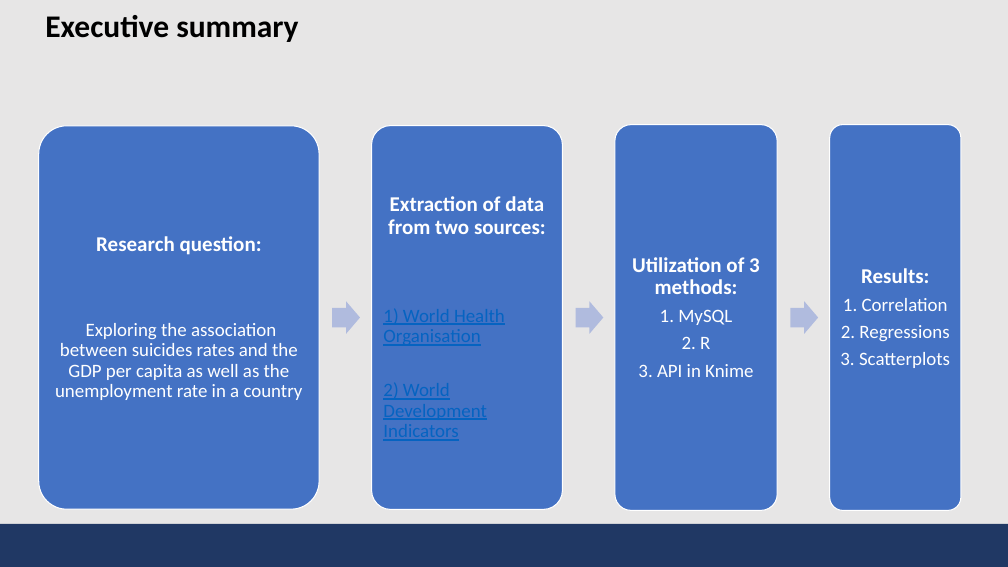
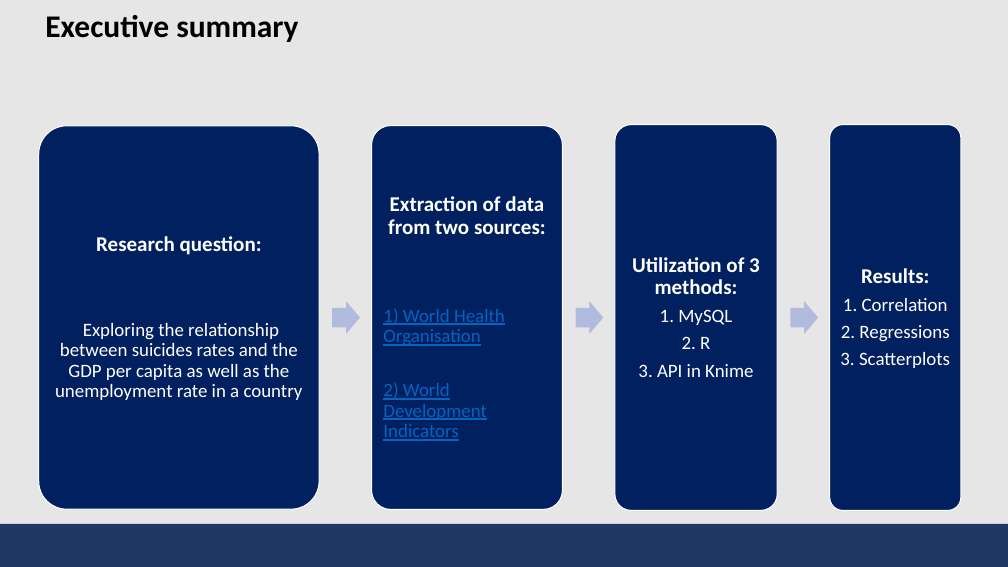
Before and after one commit to bmbln/Team_Manila, a slide deck: slide 2 of DE Term Project/DE_TermProject2_Presentation.pptx. Drawn at 1008x567 pixels with LibreOffice and Linux fonts; fonts in the diff are those of the drawing. Boxes give left, top, right and bottom in pixels: in the first picture for what was removed or moved away, otherwise in the second. Text is boxed around its words. In the diff, an @@ line names an element or a change of style, - is before the commit and + after.

Commit message:
Adding the presentation

```diff
--- a/DE Term Project/DE_TermProject2_Presentation.pptx
+++ b/DE Term Project/DE_TermProject2_Presentation.pptx
@@ fill #4472C4 to #002060 in 4 elements at [39,126,319,509], [372,126,563,510], [615,125,777,510], [830,125,961,510] @@
@@ text at [55,323,303,400]: text changed @@
-Exploring the association between suicides rates and the GDP per capita as well as the unemployment rate in a country
+Exploring the relationship between suicides rates and the GDP per capita as well as the unemployment rate in a country
```
Also in this commit, not shown: 4 other slides changed.
